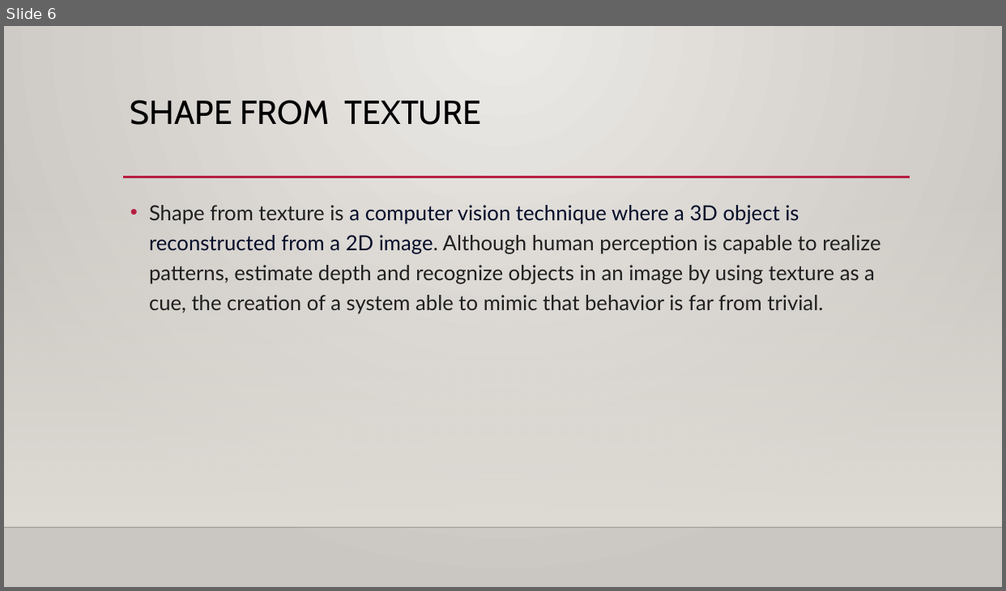
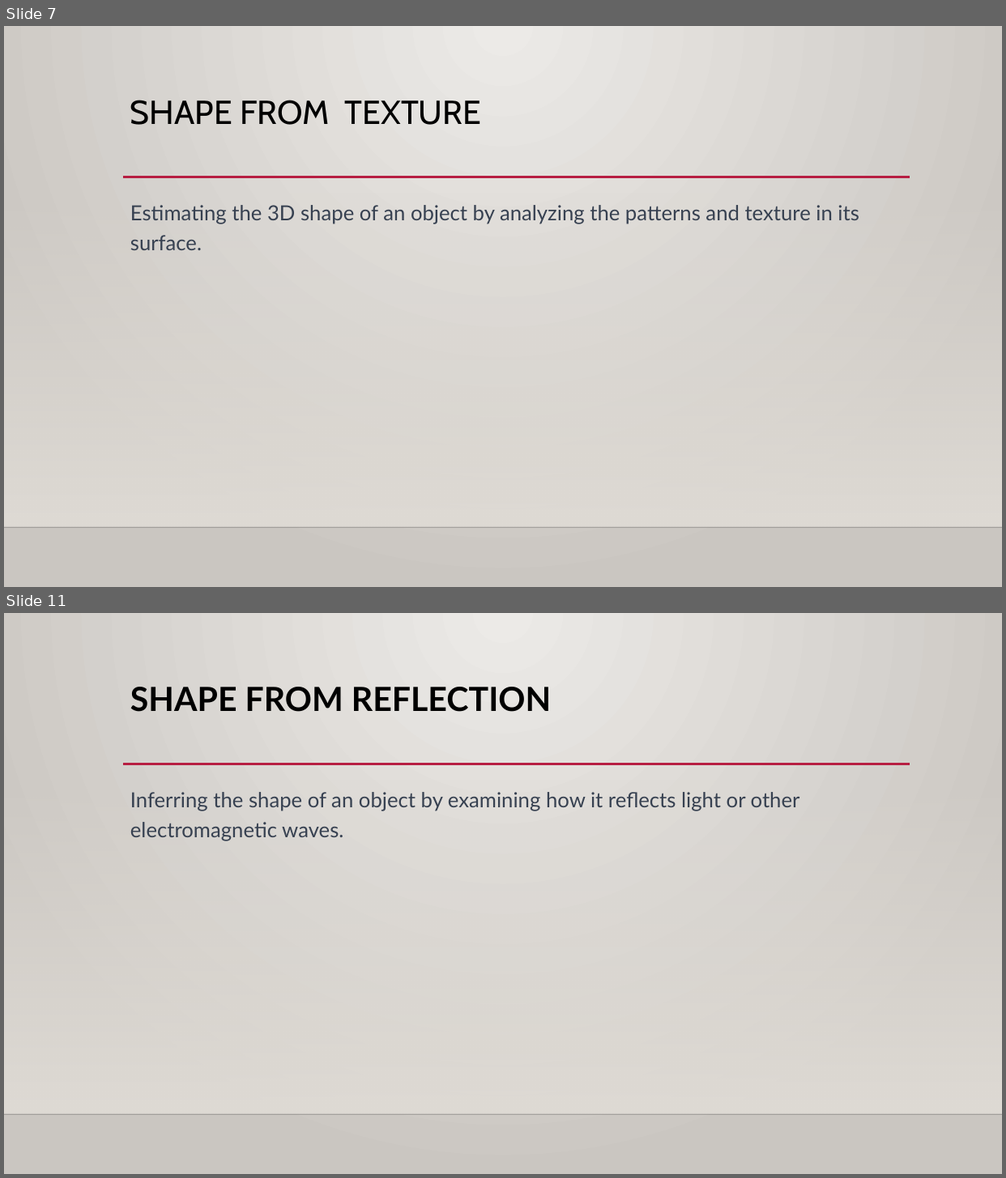
Before and after one commit to SC-One/ShapeFromX_Uni_report, a slide deck: Presentation/ShapeFromX_v1.pptx. Shown one above the other, each under a label of ours: slide 6 before the commit, slides 7 and 11 after it; the slides between them are not shown. The pictures are 1006x591 and 1006x1178 pixels, drawn with LibreOffice and Linux fonts; fonts in the diff are those of the drawing; background and template pictures are left out. Boxes give left, top, right and bottom in pixels: in the first picture for what was removed or moved away, otherwise in the second. Text is boxed around its words. In the diff, an @@ line names an element or a change of style, - is before the commit and + after.

```diff
--- a/Presentation/ShapeFromX_v1.pptx
+++ b/Presentation/ShapeFromX_v1.pptx
@@ slide 11 added at (x1=4, y1=613, x2=1002, y2=1174), background gradient #ECEAE7 to #CAC7C1; not listed: 3 template elements that a slide beside it also shows @@
@@ title added at (x1=130, y1=687, x2=551, y2=712), 32 pt, text #000000, bold @@
+SHAPE FROM REFLECTION
@@ text added at (x1=130, y1=792, x2=800, y2=841), 20 pt, text #374151 @@
+Inferring the shape of an object by examining how it reflects light or other electromagnetic waves.
@@ what was slide 6 is now slide 7 @@
@@ slide 7 changed as well @@
@@ text at (x1=130, y1=205, x2=859, y2=250): text changed; text colour #1F1F1F to #374151 @@
-• Shape from texture is a computer vision technique where a 3D object is reconstructed from a 2D image. Although human perception is capable to realize patterns, estimate depth and recognize objects in an image by using texture as a cue, the creation of a system able to mimic that behavior is far from trivial.
+Estimating the 3D shape of an object by analyzing the patterns and texture in its surface.
```
Also in this commit, not shown: 4 other slides changed, 12 other slides added, 2 slides removed.
